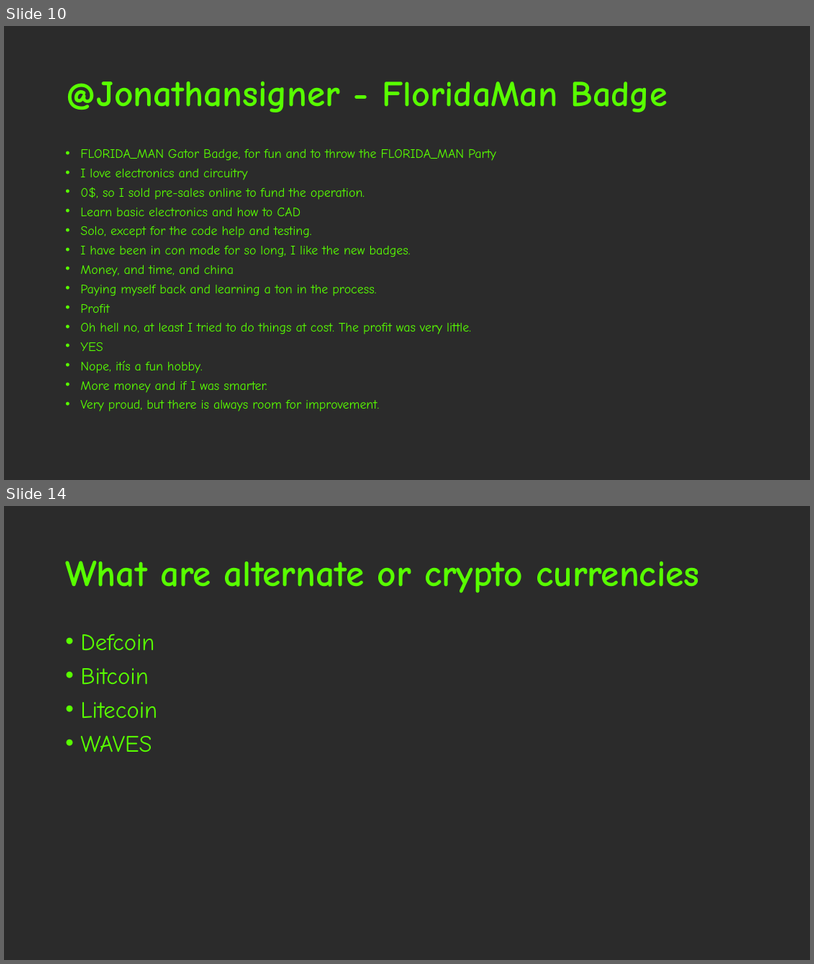
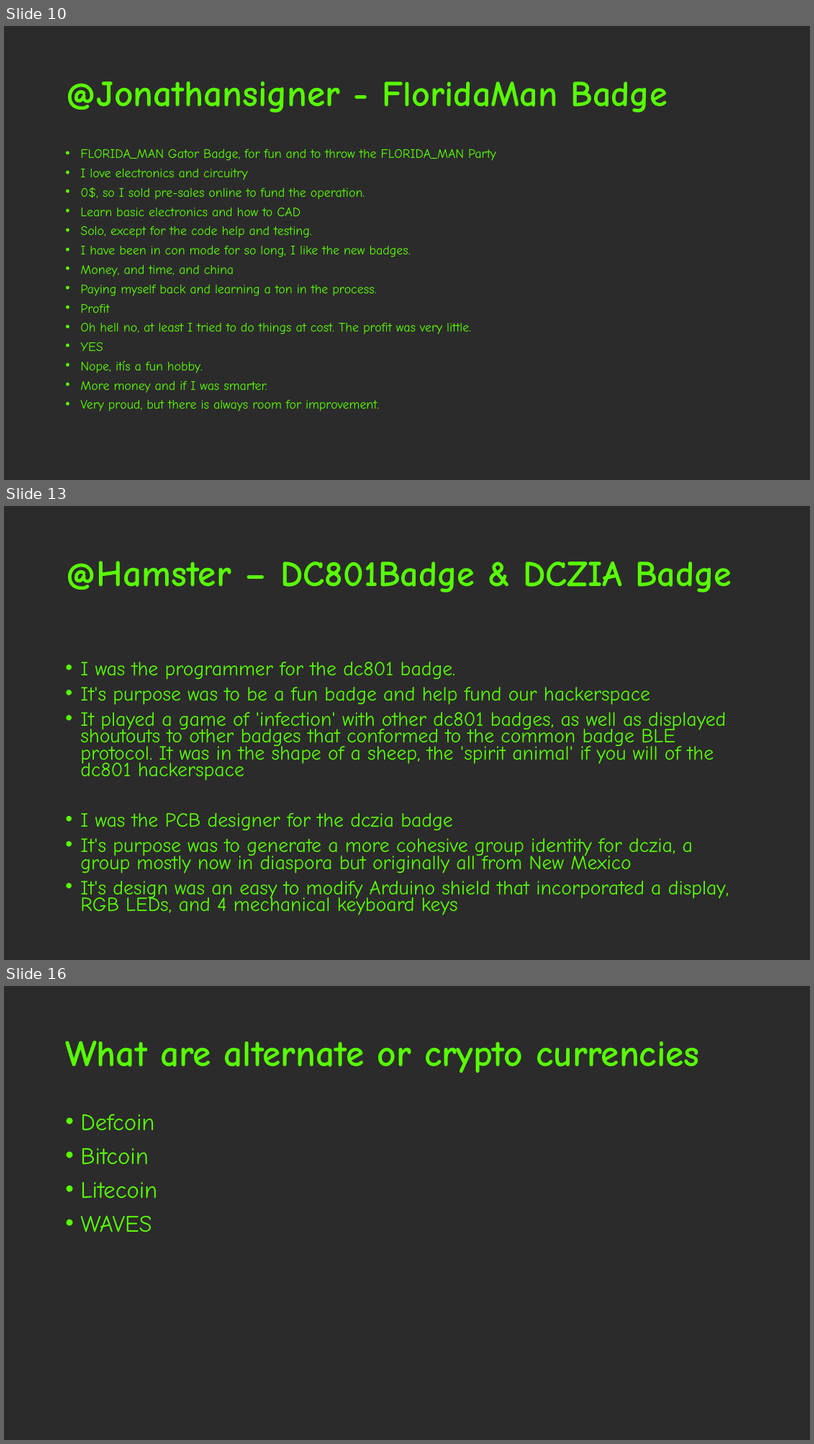
Before and after one commit to Kirball/b-sides-jax-talk, a slide deck: #BadgeLife, alternative currencies, the barter [Autosaved].pptx. Shown one above the other, each under a label of ours: slides 10 and 14 before the commit, slides 10, 13 and 16 after it; the slides between them are not shown. The pictures are 814x964 and 814x1444 pixels, drawn with LibreOffice and Linux fonts; fonts in the diff are those of the drawing; background and template pictures are left out; a plain dark background stands for a picture behind light text. Boxes give left, top, right and bottom in pixels: in the first picture for what was removed or moved away, otherwise in the second. Text is boxed around its words. In the diff, an @@ line names an element or a change of style, - is before the commit and + after.

```diff
--- a/#BadgeLife, alternative currencies, the barter [Autosaved].pptx
+++ b/#BadgeLife, alternative currencies, the barter [Autosaved].pptx
@@ slide 13 added at (4,506,810,960), background picture (left out) @@
@@ title added at (65,561,732,592), 43 pt, text #58FF00, bold @@
+@Hamster – DC801Badge & DCZIA Badge
@@ text added at (80,662,730,915), 23.8 pt, text #58FF00 @@
+• I was the programmer for the dc801 badge.
+• It's purpose was to be a fun badge and help fund our hackerspace
+• It played a game of 'infection' with other dc801 badges, as well as displayed shoutouts to other badges that conformed to the common badge BLE protocol. It was in the shape of a sheep, the 'spirit animal' if you will of the dc801 hackerspace
+• I was the PCB designer for the dczia badge
+• It's purpose was to generate a more cohesive group identity for dczia, a group mostly now in diaspora but originally all from New Mexico
+• It's design was an easy to modify Arduino shield that incorporated a display, RGB LEDs, and 4 mechanical keyboard keys
@@ what was slide 14 is now slide 16 @@
```
Also in this commit, not shown: 10 slides changed, 9 other slides added.
